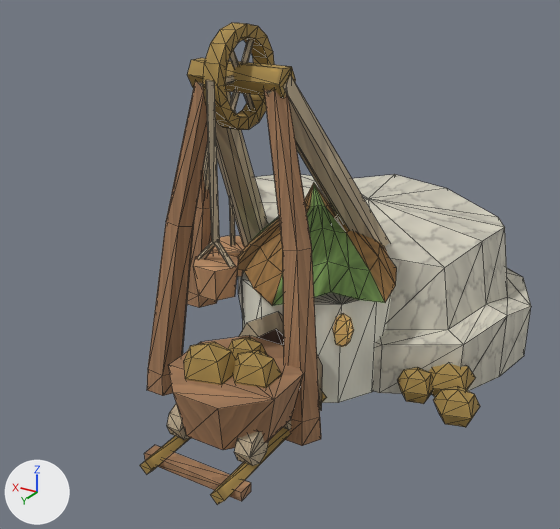
Renders of the glTF model Assets/GodSim/Art/Models/Buildings/Elf/Extraction/bld_elf_mine_classical_v0.glb from each side of a commit.
One viewpoint serves both versions: a 50 mm camera at (-1.21, 2.17, 1.39) aimed at (0.03, 0.11, 0.36). The lights are fixed; the arrows at lower left show +X, +Y and +Z. The picture after the commit comes second. Mesh edges are drawn as thin lines. Vertices at exactly the same position are counted once.

Names of what the first picture shows: 'LOD0'.
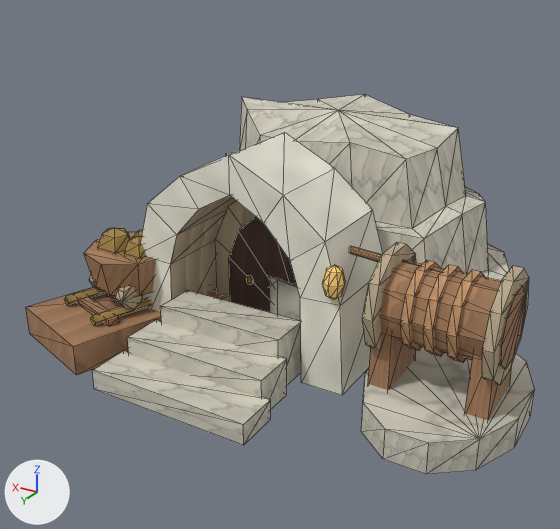
Patch to the scene script:
```diff
--- a/Assets/GodSim/Art/Models/Buildings/Elf/Extraction/bld_elf_mine_classical_v0.glb.py
+++ b/Assets/GodSim/Art/Models/Buildings/Elf/Extraction/bld_elf_mine_classical_v0.glb.py
@@ me_lod0 @@
-me_lod0.from_pydata(...)  # 721 vertices, 1238 faces; spans x -0.71..0.63, y -0.64..0.86, z 0.0..1.16
+me_lod0.from_pydata(...)  # 547 vertices, 917 faces; spans x -0.83..0.92, y -0.83..0.61, z 0.0..0.77
+# me_lod0 part 1: the loose piece of 24 vertices spanning x -0.35..0.15, y -0.15..0.33, z 0.0..0.35 is scaled about its middle by (0.98, 1.4, 0.297), then moved by (-0.49, 0.03, -0.12)
+# me_lod0 part 2: a new loose piece, a 10-sided cylinder along x spanning x -0.77..-0.36, y 0.03..0.28, z 0.24..0.47, in mat_godsim_buildings
+# me_lod0 part 3: a new loose piece, a 10-sided cylinder along x spanning x -0.767..-0.735, y -0.019..0.325, z 0.191..0.519, in mat_godsim_buildings
+# me_lod0 part 4: a new loose piece, a 10-sided cylinder along x spanning x -0.651..-0.623, y 0.016..0.29, z 0.225..0.485, in mat_godsim_buildings
+# me_lod0 part 5: a new loose piece, a 10-sided cylinder along x spanning x -0.581..-0.553, y 0.016..0.29, z 0.225..0.485, in mat_godsim_buildings
+# me_lod0 part 6: a new loose piece, a 10-sided cylinder along x spanning x -0.511..-0.483, y 0.016..0.29, z 0.225..0.485, in mat_godsim_buildings
+# me_lod0 part 7: a new loose piece, a 10-sided cylinder along x spanning x -0.412..-0.38, y -0.019..0.325, z 0.191..0.519, in mat_godsim_buildings
+# me_lod0 part 8: a new loose piece, a UV sphere (8 segments, 4 rings, poles along z) spanning x -0.267..-0.193, y 0.178..0.254, z 0.334..0.454, in mat_godsim_buildings
+# me_lod0 part 9: the loose piece of 8 vertices spanning x -0.28..0.05, y 0.4..0.44, z 0.0..0.03 is scaled about its middle by (1.79, 3.26, 2.57), then moved by (0.26, 0.11, 0.02)
+# me_lod0 part 10: the loose piece of 8 vertices spanning x -0.28..0.05, y 0.77..0.81, z 0.0..0.03 is scaled about its middle by (1.62, 3.26, 4.79), then moved by (0.26, -0.41, 0.05)
+# me_lod0 part 11: the loose piece of 7 vertices spanning x -0.26..0.06, y 0.33, z 0.0..0.31 is scaled about its middle by (1.48, 1, 1.85), then moved by (0.25, -0.35, 0.16)
+# me_lod0 part 12: the loose piece of 7 vertices spanning x -0.21..0.01, y 0.35, z 0.0..0.26 is scaled about its middle by (1.48, 1, 1.85), then moved by (0.25, -0.35, 0.14)
+# me_lod0 part 13: the loose piece of 17 vertices spanning x -0.06..-0.04, y 0.34..0.36, z 0.09..0.11 is moved by (0.28, -0.35, 0.11)
+# me_lod0 part 14: the loose piece of 16 vertices spanning x -0.02..0.03, y 0.63..0.74, z 0.03..0.13 is multiplied about its middle by the matrix ((0.813, 0.0, 0.28), (-0.28, 0.0, 0.813), (0.0, -0.86, 0.0)), then moved by (0.55, -0.4, 0.1)
+# me_lod0 part 15: the loose piece of 17 vertices spanning x -0.24..-0.1, y 0.52..0.66, z 0.18..0.31 is turned -19 degrees about the z axis through its middle and scaled by 1.01, then moved by (0.86, -0.4, 0.08)
+# me_lod0 part 16: the loose piece of 16 vertices spanning x -0.25..-0.2, y 0.44..0.54, z 0.03..0.13 is multiplied about its middle by the matrix ((0.813, 0.0, 0.28), (-0.28, 0.0, 0.813), (0.0, -0.86, 0.0)), then moved by (0.92, -0.43, 0.1)
+# me_lod0 part 17: the loose piece of 16 vertices spanning x -0.25..-0.2, y 0.63..0.74, z 0.03..0.13 is multiplied about its middle by the matrix ((0.813, 0.0, 0.28), (-0.28, 0.0, 0.813), (0.0, -0.86, 0.0)), then moved by (0.97, -0.47, 0.1)
+# me_lod0 part 18: the loose piece of 53 vertices spanning x -0.71..0.45, y -0.64..0.18, z 0.0..0.5 is rebuilt with 79 vertices and now spans x -0.6..0.7, y -0.83..0.01, z 0.0..0.77
+# me_lod0 part 19: 23 loose pieces with 368 vertices, spanning x -0.7..0.56, y -0.18..0.86, z 0.0..1.16, are deleted
+# me_lod0 part 20: 148 vertices removed from x -0.39..0.63, y -0.35..0.41, z 0.0..1.05; 170 vertices added at x -0.76..0.92, y -0.22..0.57, z 0.0..0.75
+# other edits to the shape of me_lod0 do not show in these pictures
 me_lod0.materials.append(mat_godsim_buildings)
```

Location of each change, (x1, y1, x2, y2) in pixels of the pictures (560 x 529 px; the box of a moved part takes in the faces that stretch with it):
'LOD0', reshaped (30% wider, 21% shorter)
    before: (140, 23, 531, 505)
    after: (26, 94, 535, 474)
part 1 of me_lod0, moved or reshaped
    before: (242, 271, 392, 403)
    after: (361, 347, 535, 474)
part 2 of me_lod0, added (brown)
    after: (380, 260, 527, 369)
part 3 of me_lod0, added (beige)
    after: (482, 266, 529, 385)
part 4 of me_lod0, added (brown)
    after: (447, 270, 486, 363)
part 5 of me_lod0, added (brown)
    after: (423, 265, 463, 357)
part 6 of me_lod0, added (brown)
    after: (400, 260, 440, 351)
part 7 of me_lod0, added (beige)
    after: (363, 242, 416, 350)
part 8 of me_lod0, added (orange)
    after: (323, 265, 346, 300)
part 9 of me_lod0, moved or reshaped (not visible before)
    after: (92, 351, 271, 445)
part 10 of me_lod0, moved or reshaped
    before: (144, 445, 251, 501)
    after: (127, 320, 287, 409)
part 11 of me_lod0, moved or reshaped
    before: (239, 312, 323, 411)
    after: (215, 201, 256, 302)
part 12 of me_lod0, moved or reshaped (mostly hidden before)
    before: (257, 329, 284, 345)
    after: (229, 217, 297, 313)
part 13 of me_lod0, moved or reshaped (not visible before)
    after: (246, 275, 253, 285)
part 14 of me_lod0, moved or reshaped
    before: (167, 404, 190, 439)
    after: (115, 286, 143, 309)
part 15 of me_lod0, moved or reshaped
    before: (233, 351, 281, 388)
    after: (97, 228, 131, 254)
part 16 of me_lod0, moved or reshaped (not visible afterwards)
    before: (283, 420, 291, 430)
part 17 of me_lod0, moved or reshaped
    before: (234, 431, 269, 466)
    after: (89, 274, 102, 291)
part 18 of me_lod0, rebuilt
    before: (238, 174, 531, 395)
    after: (226, 94, 509, 321)
part 19 of me_lod0, deleted (brown)
    before: (140, 23, 480, 505)
part 20 of me_lod0, moved or reshaped
    before: (187, 76, 397, 307)
    after: (26, 132, 512, 420)
